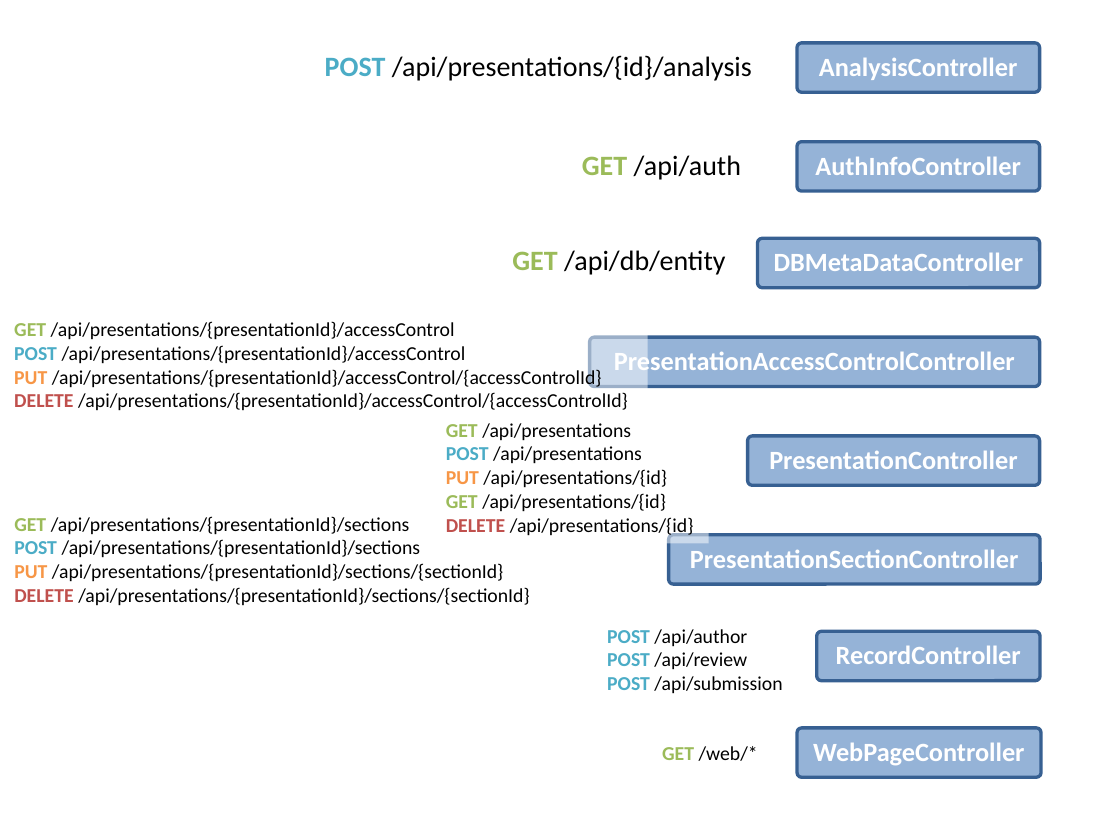
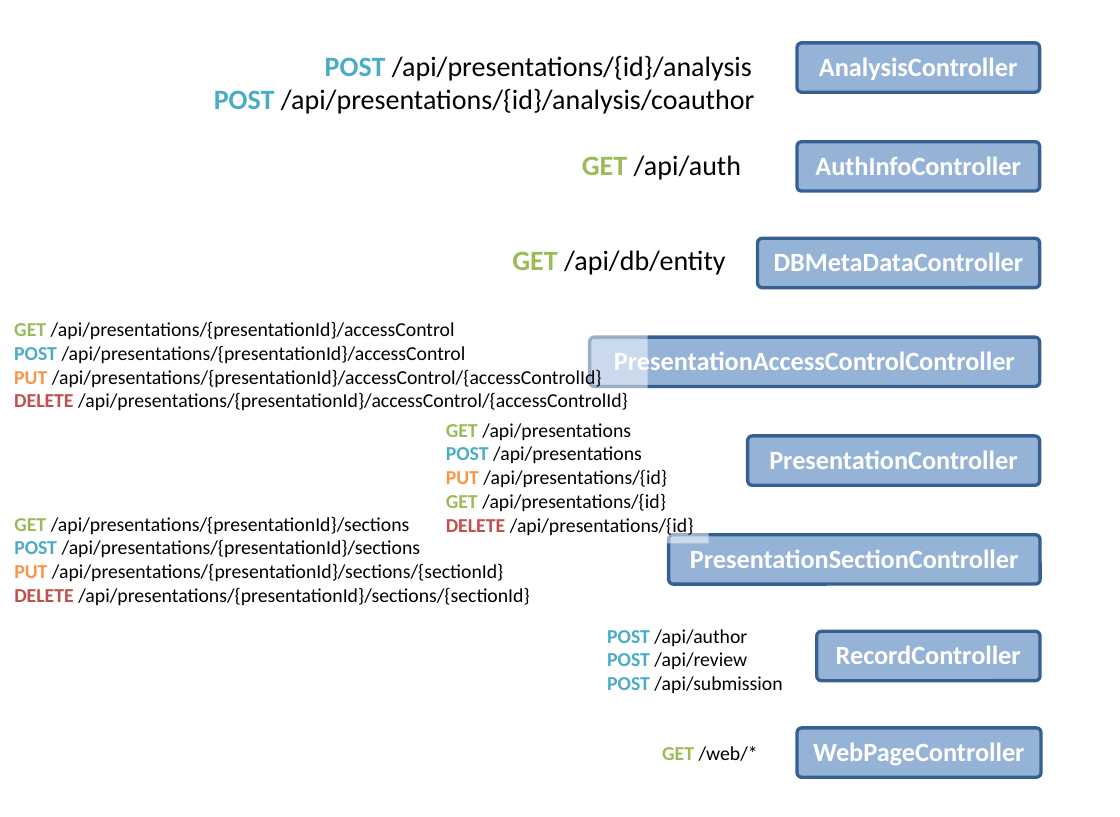
Before and after one commit to JonathanLeeWH/chairvise3, a slide deck: slide 1 of images/backendUIOverview.pptx. Drawn at 1120x817 pixels with LibreOffice and Linux fonts; fonts in the diff are those of the drawing. Boxes give left, top, right and bottom in pixels: in the first picture for what was removed or moved away, otherwise in the second. Text is boxed around its words. In the diff, an @@ line names an element or a change of style, - is before the commit and + after.

Commit message:
Update coauthor related in diagram

```diff
--- a/images/backendUIOverview.pptx
+++ b/images/backendUIOverview.pptx
@@ text added at [214, 88, 754, 114], 17 pt, text #000000 @@
+POST /api/presentations/{id}/analysis/coauthor
```
Also in this commit, not shown: 3 other files.
